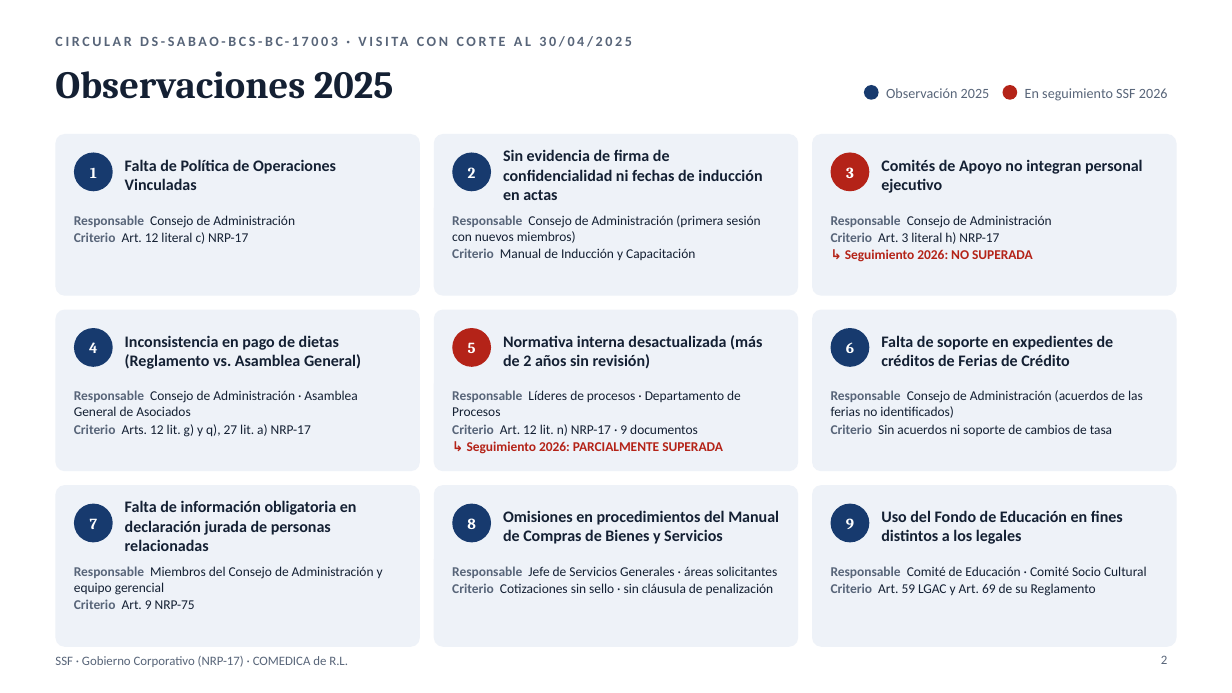
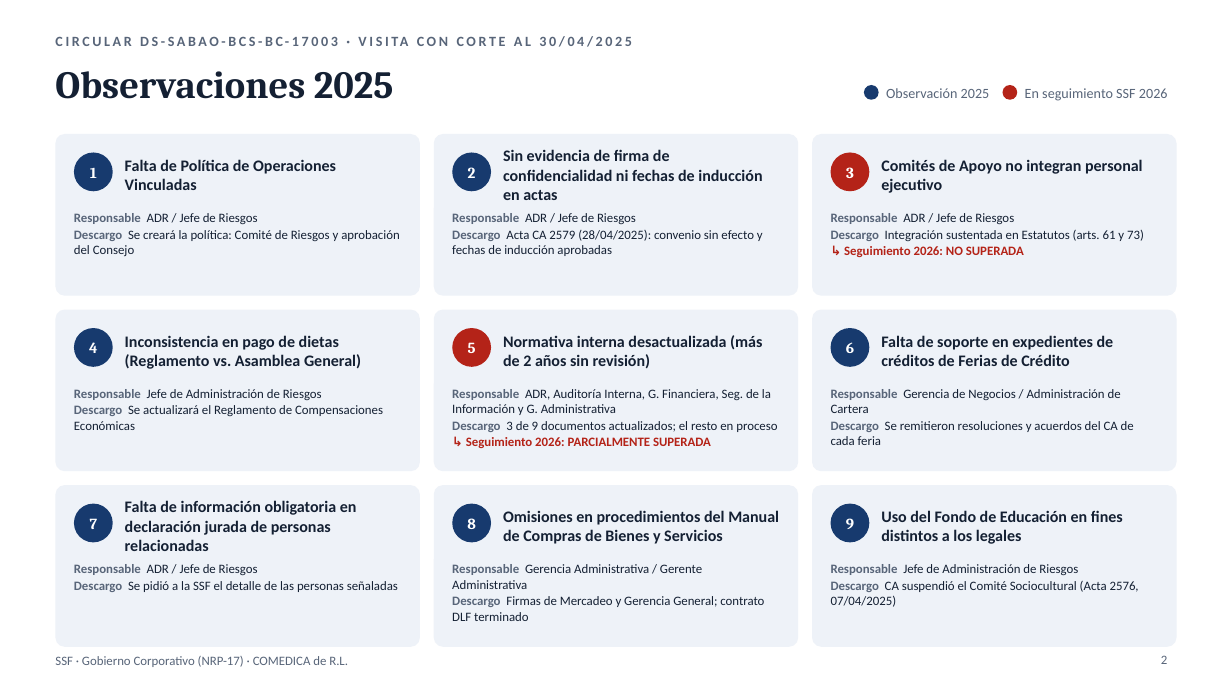
Before and after one commit to menjivar201280/riesgo, a slide deck: slide 2 of supervision-gobierno-corporativo/Supervision_GC_SSF_COMEDICA_2025-2026.pptx. Drawn at 1232x693 pixels with LibreOffice and Linux fonts; fonts in the diff are those of the drawing. Boxes give left, top, right and bottom in pixels: in the first picture for what was removed or moved away, otherwise in the second. Text is boxed around its words. In the diff, an @@ line names an element or a change of style, - is before the commit and + after.

```diff
--- a/supervision-gobierno-corporativo/Supervision_GC_SSF_COMEDICA_2025-2026.pptx
+++ b/supervision-gobierno-corporativo/Supervision_GC_SSF_COMEDICA_2025-2026.pptx
@@ text at bbox=[74, 213, 399, 256]: text changed; size 10.5 to 10 pt @@
-Responsable Consejo de Administración
-Criterio Art. 12 literal c) NRP-17
+Responsable ADR / Jefe de Riesgos
+Descargo Se creará la política: Comité de Riesgos y aprobación del Consejo
@@ text at bbox=[452, 213, 763, 256]: text changed; size 10.5 to 10 pt @@
-Responsable Consejo de Administración (primera sesión con nuevos miembros)
-Criterio Manual de Inducción y Capacitación
+Responsable ADR / Jefe de Riesgos
+Descargo Acta CA 2579 (28/04/2025): convenio sin efecto y fechas de inducción aprobadas
@@ text at bbox=[831, 213, 1144, 241]: text changed; size 10.5 to 10 pt @@
-Responsable Consejo de Administración
-Criterio Art. 3 literal h) NRP-17
+Responsable ADR / Jefe de Riesgos
+Descargo Integración sustentada en Estatutos (arts. 61 y 73)
@@ text at bbox=[844, 246, 1024, 257]: size 10.5 to 10 pt in "↳ Seguimiento 2026: NO SUPERADA" @@
@@ text at bbox=[74, 389, 383, 430]: text changed; size 10.5 to 10 pt @@
-Responsable Consejo de Administración · Asamblea General de Asociados
-Criterio Arts. 12 lit. g) y q), 27 lit. a) NRP-17
+Responsable Jefe de Administración de Riesgos
+Descargo Se actualizará el Reglamento de Compensaciones Económicas
@@ text at bbox=[452, 389, 777, 432]: text changed; size 10.5 to 10 pt @@
-Responsable Líderes de procesos · Departamento de Procesos
-Criterio Art. 12 lit. n) NRP-17 · 9 documentos
+Responsable ADR, Auditoría Interna, G. Financiera, Seg. de la Información y G. Administrativa
+Descargo 3 de 9 documentos actualizados; el resto en proceso
@@ text at bbox=[831, 389, 1134, 445]: text changed; size 10.5 to 10 pt @@
-Responsable Consejo de Administración (acuerdos de las ferias no identificados)
-Criterio Sin acuerdos ni soporte de cambios de tasa
+Responsable Gerencia de Negocios / Administración de Cartera
+Descargo Se remitieron resoluciones y acuerdos del CA de cada feria
@@ text at bbox=[466, 437, 711, 448]: size 10.5 to 10 pt in "↳ Seguimiento 2026: PARCIALMENTE SUPERADA" @@
@@ text at bbox=[74, 564, 398, 592]: text changed; size 10.5 to 10 pt @@
-Responsable Miembros del Consejo de Administración y equipo gerencial
-Criterio Art. 9 NRP-75
+Responsable ADR / Jefe de Riesgos
+Descargo Se pidió a la SSF el detalle de las personas señaladas
@@ text at bbox=[452, 564, 764, 621]: text changed; size 10.5 to 10 pt @@
-Responsable Jefe de Servicios Generales · áreas solicitantes
-Criterio Cotizaciones sin sello · sin cláusula de penalización
+Responsable Gerencia Administrativa / Gerente Administrativa
+Descargo Firmas de Mercadeo y Gerencia General; contrato DLF terminado
@@ text at bbox=[831, 564, 1139, 607]: text changed; size 10.5 to 10 pt @@
-Responsable Comité de Educación · Comité Socio Cultural
-Criterio Art. 59 LGAC y Art. 69 de su Reglamento
+Responsable Jefe de Administración de Riesgos
+Descargo CA suspendió el Comité Sociocultural (Acta 2576, 07/04/2025)
```
Also in this commit, not shown: 3 other slides changed, 3 other files.
